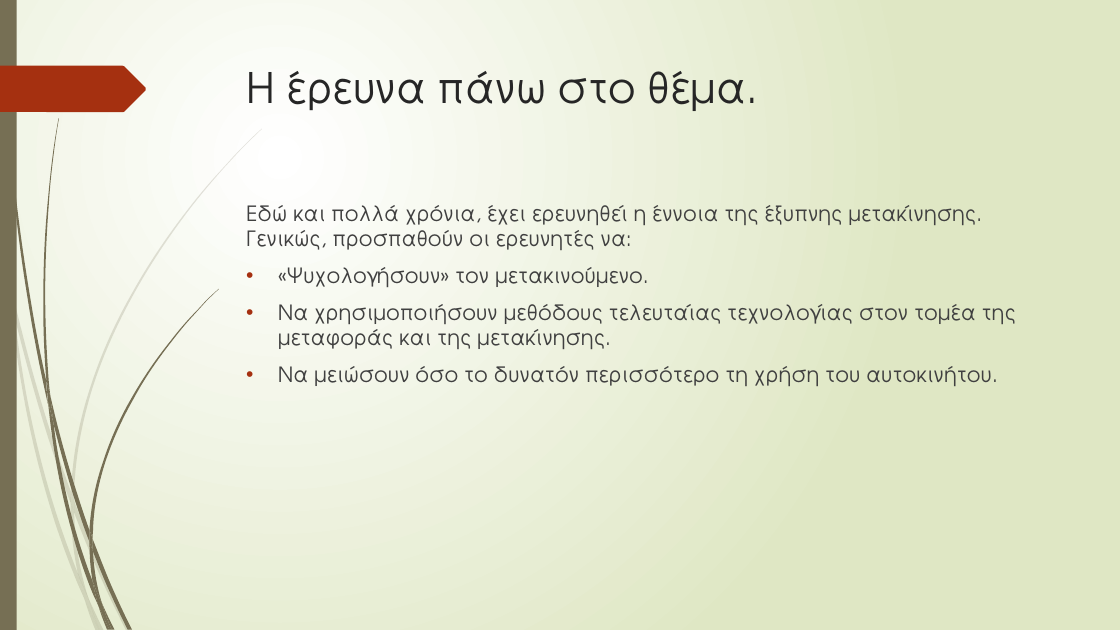
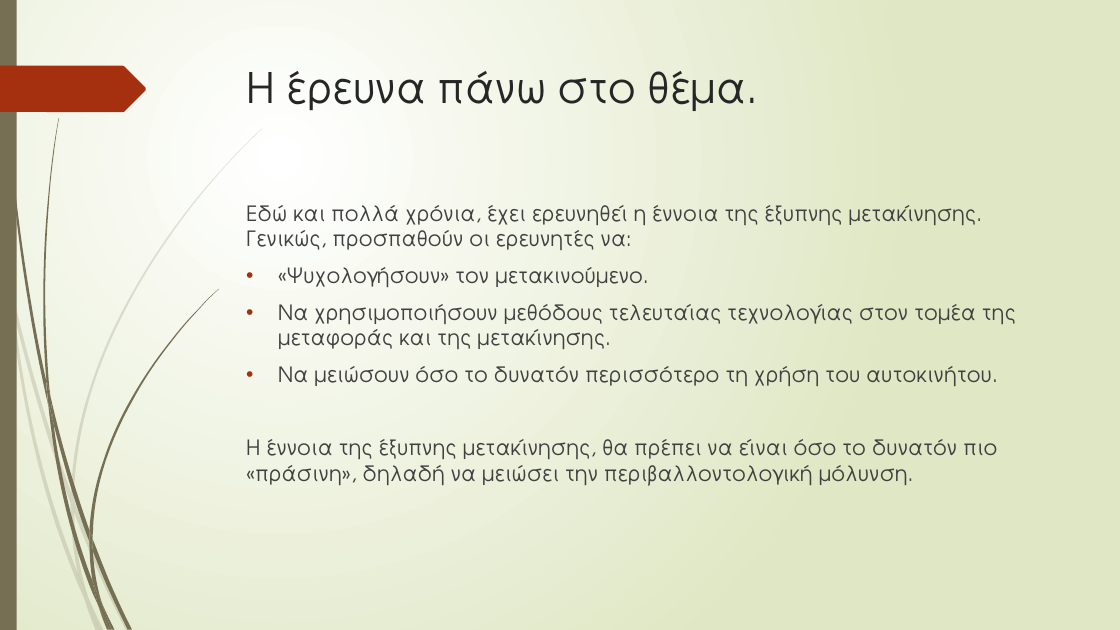
Before and after one commit to GeorgeMC2610/Contiki-Cooja-Simulations, a slide deck: slide 7 of final/p19204.pptx (slide 6 before the commit). Drawn at 1120x630 pixels with LibreOffice and Linux fonts; fonts in the diff are those of the drawing. Boxes give left, top, right and bottom in pixels: in the first picture for what was removed or moved away, otherwise in the second. Text is boxed around its words. In the diff, an @@ line names an element or a change of style, - is before the commit and + after.

Commit message:
έρευνα πάνω στο θέμα

```diff
--- a/final/p19204.pptx
+++ b/final/p19204.pptx
@@ text at [246,439,997,486]: paragraph added @@
+Η έννοια της έξυπνης μετακίνησης, θα πρέπει να είναι όσο το δυνατόν πιο «πράσινη», δηλαδή να μειώσει την περιβαλλοντολογική μόλυνση.
```
